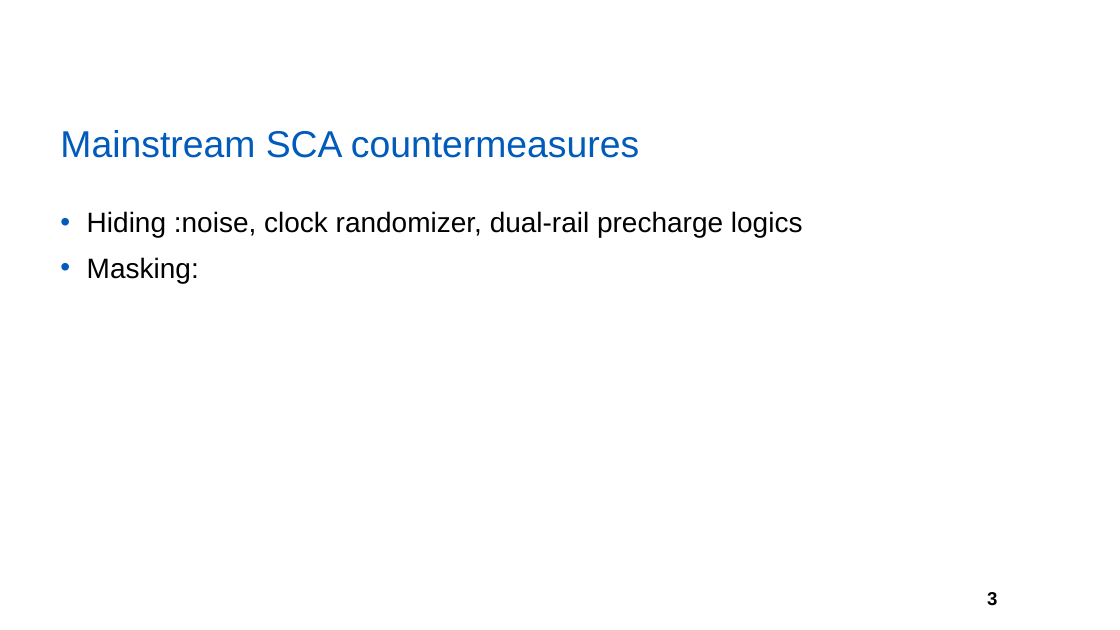
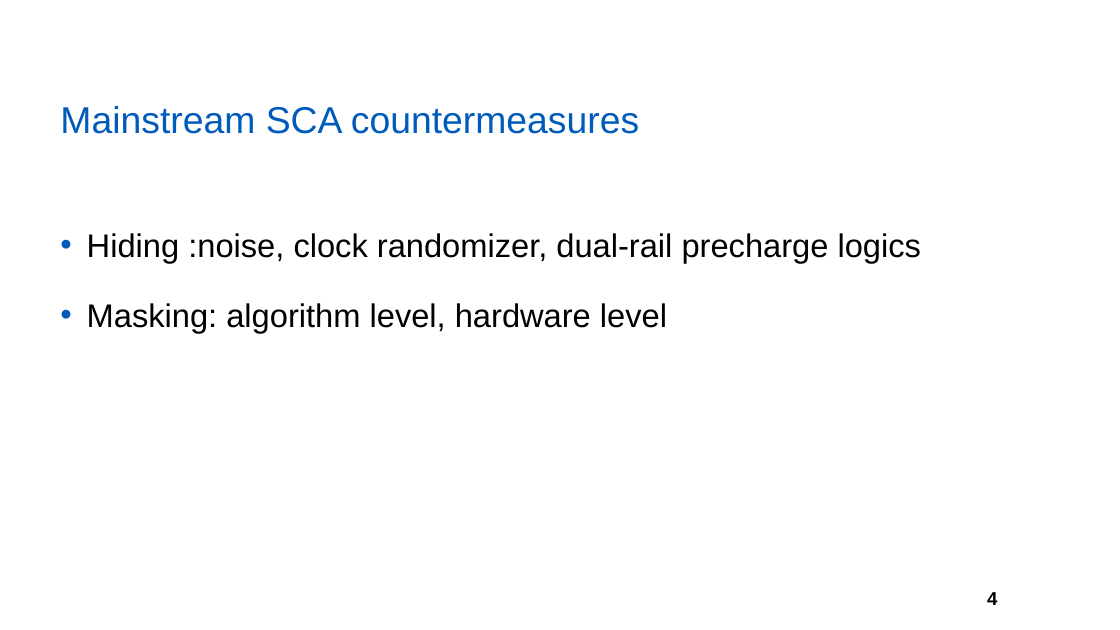
Before and after one commit to yberlin/hello-world, a slide deck: slide 4 of asianhost pre/FPL.pptx (slide 3 before the commit). Drawn at 1120x630 pixels with LibreOffice and Linux fonts; fonts in the diff are those of the drawing; background and template pictures are left out. Boxes give left, top, right and bottom in pixels: in the first picture for what was removed or moved away, otherwise in the second. Text is boxed around its words. In the diff, an @@ line names an element or a change of style, - is before the commit and + after.

```diff
--- a/asianhost pre/FPL.pptx
+++ b/asianhost pre/FPL.pptx
@@ title "Mainstream SCA countermeasures": place and size @@
-title "Mainstream SCA countermeasures" at <box>60,130,639,158</box>
+title "Mainstream SCA countermeasures" at <box>60,106,639,134</box>
@@ text at <box>87,233,921,263</box>: size 24 to 28 pt in "Hiding :noise, clock randomizer, dual-rail precharge logics"; line spacing 1 to 1.5 @@
@@ text at <box>87,303,667,333</box>: text changed; size 24 to 28 pt @@
-• Masking:
+• Masking: algorithm level, hardware level
@@ page number at <box>987,592,997,605</box>: text changed @@
-3
+4
```
Also in this commit, not shown: 7 slides added, 1 slide removed, 2 other files.
